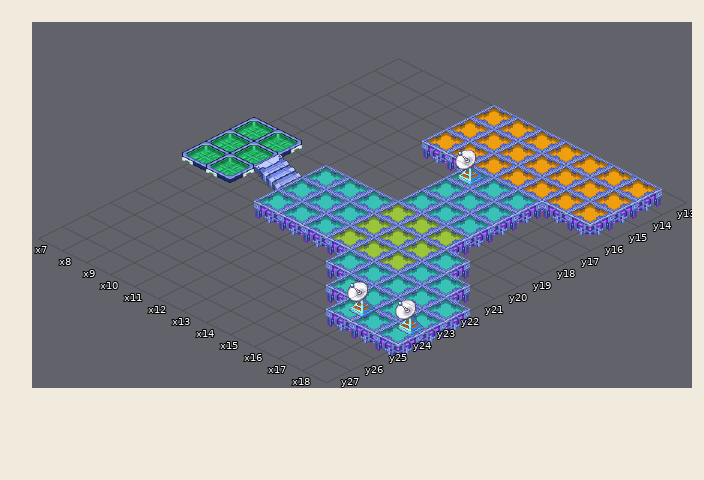
An edit to a level. Tiled map, server/areas/default.tmx. That is the earlier state.
Cells are 64x32 px. Isometric: x runs down to the right, y down to the left. Shown: x 7..18, y 13..27.
After:
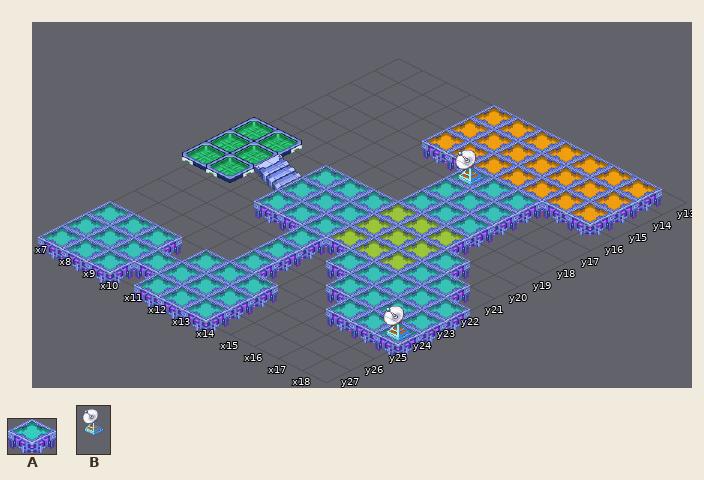
Key: from "Cybernet — Floors — Denim — 2B": A 22; from "dish.png": B 0.
_ is an empty cell.
Objects are placed by the point they stand on, in cells (3,4 is the top-left corner of cell 3,4); size is 1x1 cell unless given.
Edits made:
Changed rows in their new state; . is an unchanged cell.
Layer "Tile Layer 1":
first column x 7:
22 .....A.
23 .....A.
24 .....A.
25 AAA.AAA
26 AAAAAAA
27 AAA.AAA
Layer "Object Layer 1":
changed: B "test" at 18.5,24 size 0.9x2.7 -> B "test" at 18.5,24.5 size 0.9x2.7
removed: B "test" at 16.8,24.2 size 0.9x2.7
Changed places in both pictures, as pixel boxes (x1, y1, x2, y2):
added: (38, 201, 326, 322)
changed: (347, 282, 425, 334)
